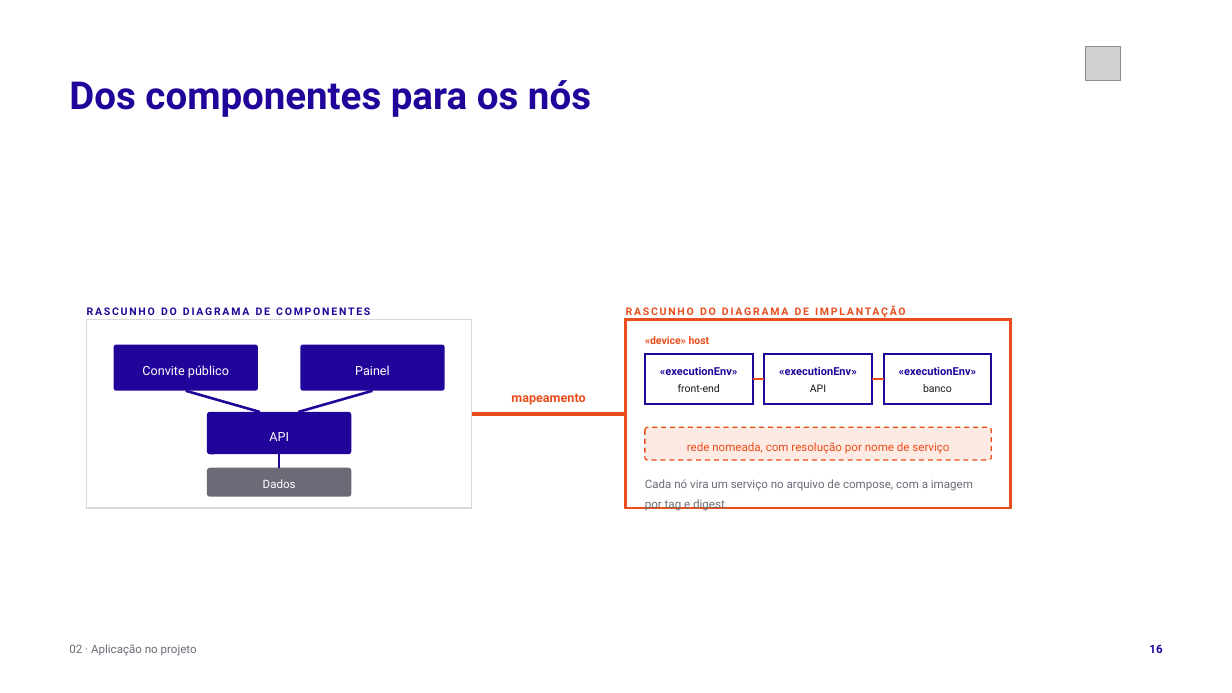
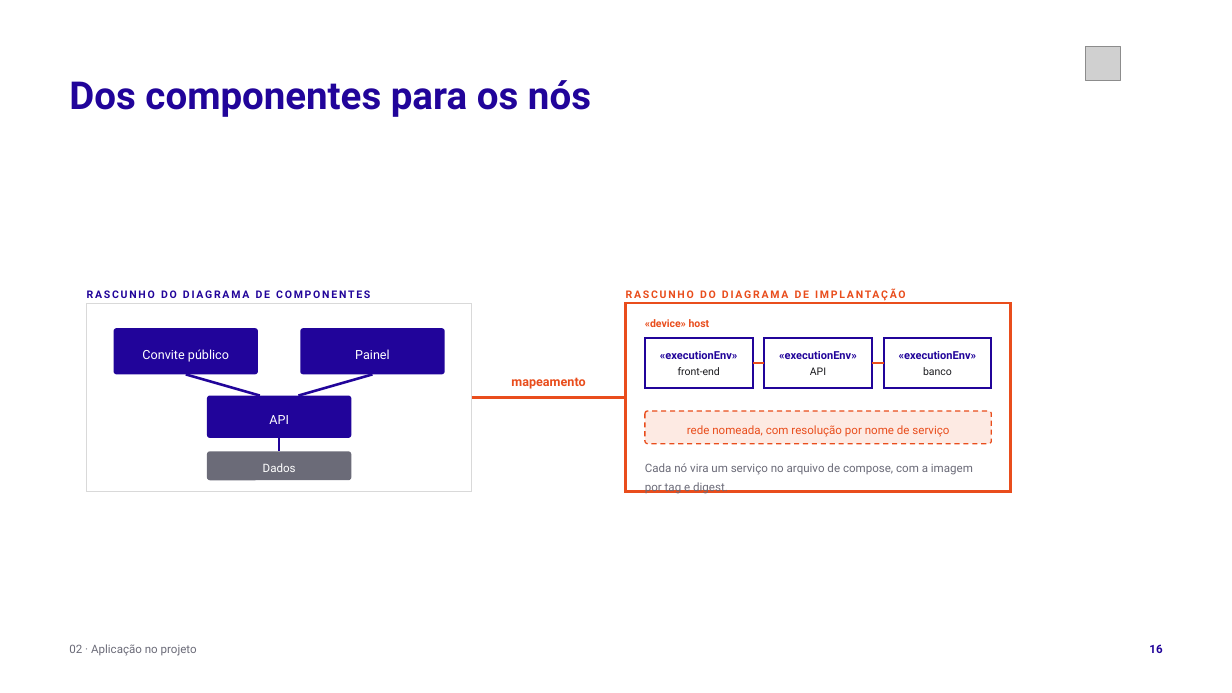
Before and after one commit to tcpassos/invite-app, a slide deck: slide 16 of trabalhos/T1-Docker-Invite-People.pptx. Drawn at 1232x693 pixels with LibreOffice and Linux fonts; fonts in the diff are those of the drawing; grey boxes stand for pictures. Boxes give left, top, right and bottom in pixels: in the first picture for what was removed or moved away, otherwise in the second. Text is boxed around its words. In the diff, an @@ line names an element or a change of style, - is before the commit and + after.

```diff
--- a/trabalhos/T1-Docker-Invite-People.pptx
+++ b/trabalhos/T1-Docker-Invite-People.pptx
@@ 16 texts, 6 lines, 5 rectangles, 5 rounded rectangles moved together from (x1=87, y1=307, x2=1011, y2=511) to (x1=87, y1=290, x2=1011, y2=494) @@
```
Also in this commit, not shown: 24 other slides changed, 8 other files.
